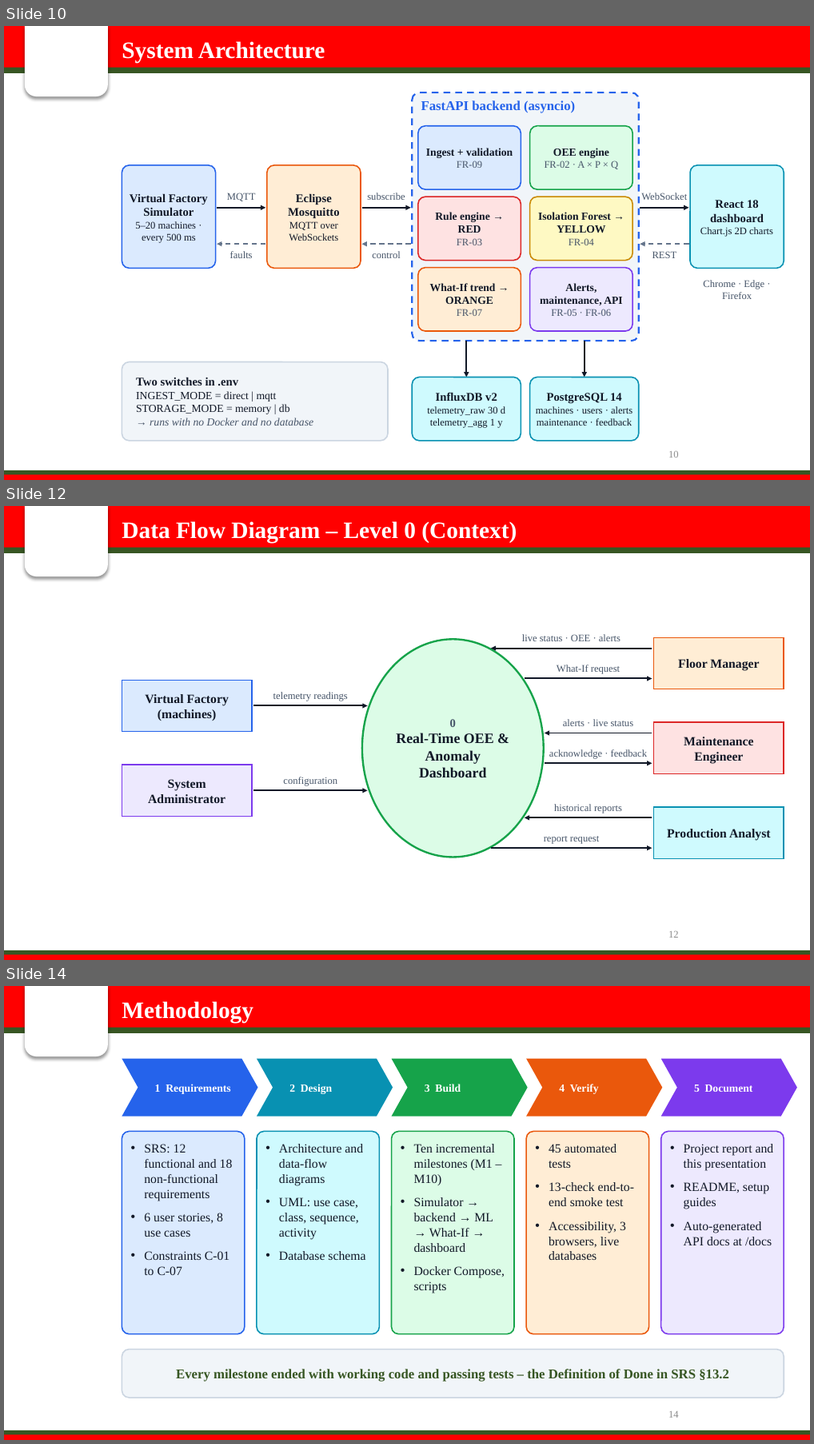
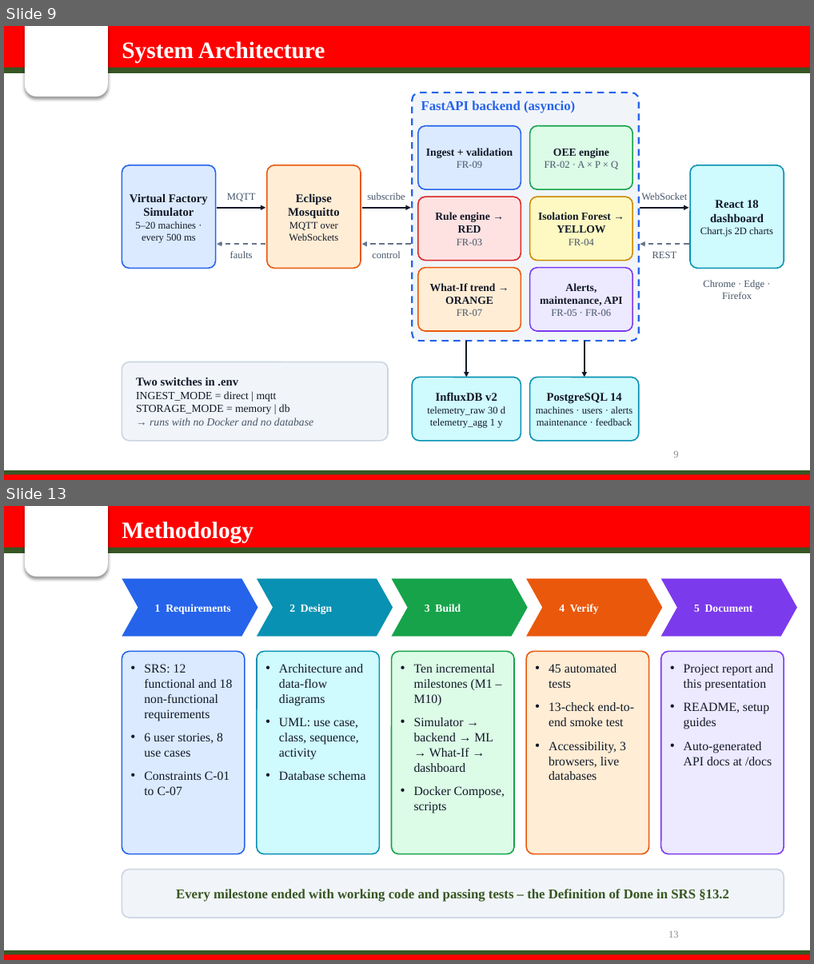
Before and after one commit to sanika-2811/oee-smart-factory, a slide deck: presentation/OEE_Smart_Factory_Presentation.pptx. Shown one above the other, each under a label of ours: slides 10, 12 and 14 before the commit, slides 9 and 13 after it; the slides between them are not shown. The pictures are 814x1444 and 814x964 pixels, drawn with LibreOffice and Linux fonts; fonts in the diff are those of the drawing; background and template pictures are left out. Boxes give left, top, right and bottom in pixels: in the first picture for what was removed or moved away, otherwise in the second. Text is boxed around its words. In the diff, an @@ line names an element or a change of style, - is before the commit and + after.

```diff
--- a/presentation/OEE_Smart_Factory_Presentation.pptx
+++ b/presentation/OEE_Smart_Factory_Presentation.pptx
@@ slide 12 removed at <box>4,506,810,960</box>, background #FFFFFF; not listed: 5 template elements that a slide beside it also shows @@
@@ text removed at <box>122,521,517,543</box> @@
-Data Flow Diagram – Level 0 (Context)
@@ ellipse removed at <box>362,639,544,857</box> @@
-0
-Real-Time OEE & Anomaly Dashboard
@@ arrow removed from (653, 648) to (491, 648) @@
@@ text removed at <box>522,634,621,641</box> @@
-live status · OEE · alerts
@@ rectangle removed at <box>654,637,784,688</box> @@
-Floor Manager
@@ text removed at <box>557,664,620,674</box> @@
-What-If request
@@ rectangle removed at <box>122,680,252,732</box> @@
-Virtual Factory (machines)
@@ text removed at <box>274,692,348,701</box> @@
-telemetry readings
@@ arrow removed from (525, 679) to (653, 679) @@
@@ arrow removed from (254, 706) to (367, 706) @@
@@ text removed at <box>563,719,634,726</box> @@
-alerts · live status
@@ arrow removed from (653, 733) to (545, 733) @@
@@ rectangle removed at <box>654,723,784,774</box> @@
-Maintenance Engineer
@@ rectangle removed at <box>122,765,252,816</box> @@
-System Administrator
@@ arrow removed from (545, 763) to (653, 763) @@
@@ text removed at <box>550,749,647,759</box> @@
-acknowledge · feedback
@@ arrow removed from (254, 790) to (367, 790) @@
@@ text removed at <box>283,776,338,786</box> @@
-configuration
@@ arrow removed from (653, 817) to (525, 817) @@
@@ text removed at <box>554,804,622,813</box> @@
-historical reports
@@ rectangle removed at <box>654,807,784,858</box> @@
-Production Analyst
@@ text removed at <box>544,836,599,844</box> @@
-report request
@@ arrow removed from (491, 848) to (653, 848) @@
@@ page number removed at <box>669,931,679,937</box> @@
-12
@@ what was slide 10 is now slide 9 @@
@@ page number at <box>674,451,678,457</box>: text changed @@
-10
+9
@@ what was slide 14 is now slide 13 @@
@@ page number at <box>669,931,679,937</box>: text changed @@
-14
+13
```
Also in this commit, not shown: 3 slides changed, 5 slides added, 13 other slides removed, 13 other files.
